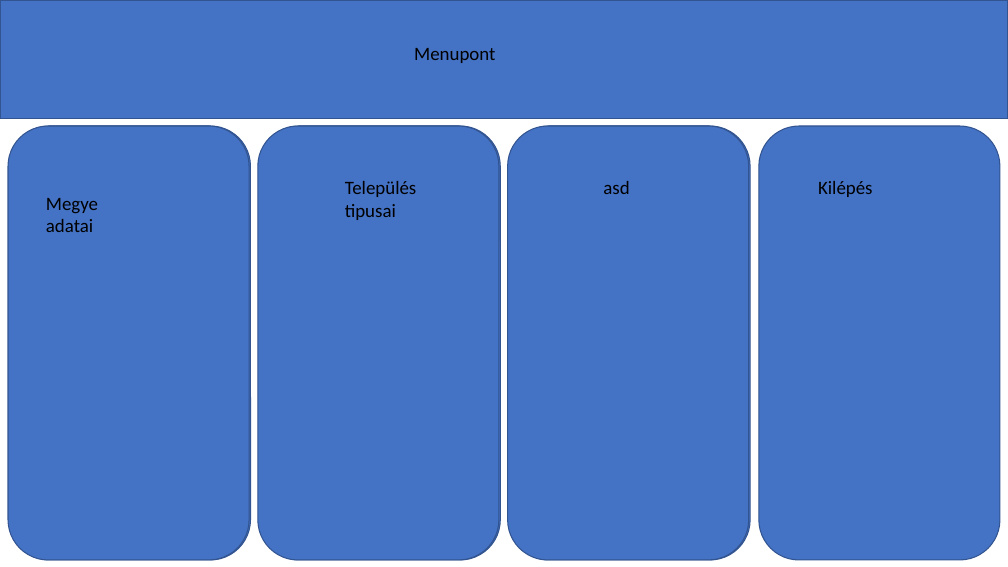
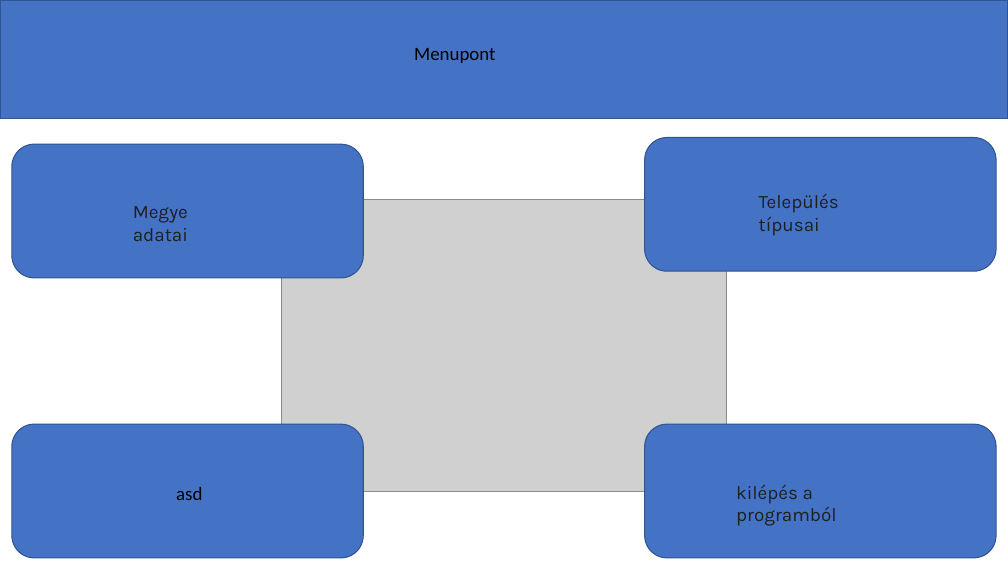
Before and after one commit to Goncol0907/nepesseg, a slide deck: slide 2 of Nepesseg 2025.pptx. Drawn at 1008x567 pixels with LibreOffice and Linux fonts; fonts in the diff are those of the drawing; grey boxes stand for pictures. Boxes give left, top, right and bottom in pixels: in the first picture for what was removed or moved away, otherwise in the second. Text is boxed around its words. In the diff, an @@ line names an element or a change of style, - is before the commit and + after.

```diff
--- a/Nepesseg 2025.pptx
+++ b/Nepesseg 2025.pptx
@@ rounded rectangle removed at <box>8,126,250,560</box> @@
@@ rounded rectangle removed at <box>9,126,250,560</box> @@
@@ rounded rectangle added at <box>12,144,364,278</box>, fill #4472C4, outline #325491 1 pt @@
@@ rounded rectangle removed at <box>258,126,499,560</box> @@
@@ rounded rectangle removed at <box>259,126,501,560</box> @@
@@ rounded rectangle removed at <box>508,126,749,560</box> @@
@@ rounded rectangle removed at <box>509,126,750,560</box> @@
@@ rounded rectangle added at <box>645,138,997,271</box>, fill #4472C4, outline #325491 1 pt @@
@@ rounded rectangle removed at <box>759,126,1000,560</box> @@
@@ text "Megye adatai": place and size @@
-text "Megye adatai" at <box>46,198,98,232</box>
+text "Megye adatai" at <box>133,206,188,241</box>
@@ text "Megye adatai" at <box>133,206,188,241</box>: font Calibri to Karla, text colour #000000 to #1F1F1F @@
@@ picture added at <box>281,200,727,492</box> @@
@@ text removed at <box>345,181,417,220</box> @@
-Település tipusai
@@ text added at <box>759,194,839,236</box>, 18 pt, text #1F1F1F @@
+Település típusai
@@ text removed at <box>818,181,873,197</box> @@
-Kilépés
@@ rounded rectangle added at <box>12,424,364,558</box>, fill #4472C4, outline #325491 1 pt @@
@@ rounded rectangle added at <box>645,424,997,558</box>, fill #4472C4, outline #325491 1 pt @@
@@ text "asd": place and size @@
-text "asd" at <box>603,181,629,194</box>
+text "asd" at <box>176,487,202,500</box>
@@ text added at <box>736,485,837,526</box>, 18 pt, text #1F1F1F @@
+kilépés a programból
```
Also in this commit, not shown: 3 slides added.
